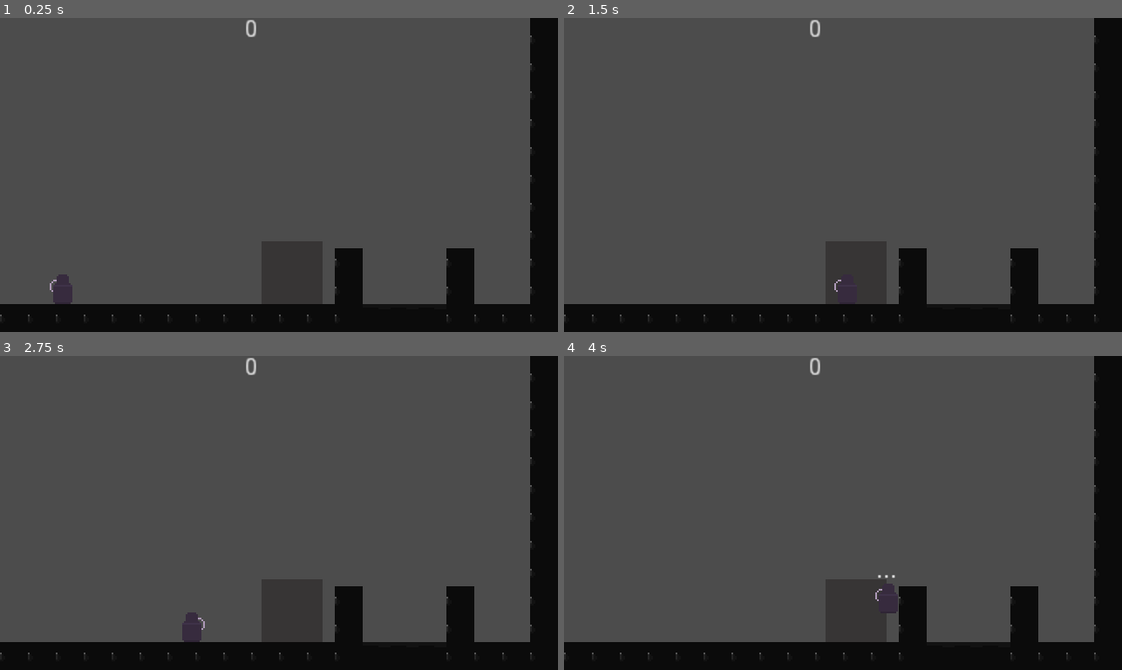
Above: before the commit, frames 1-4 (two rows, left to right).
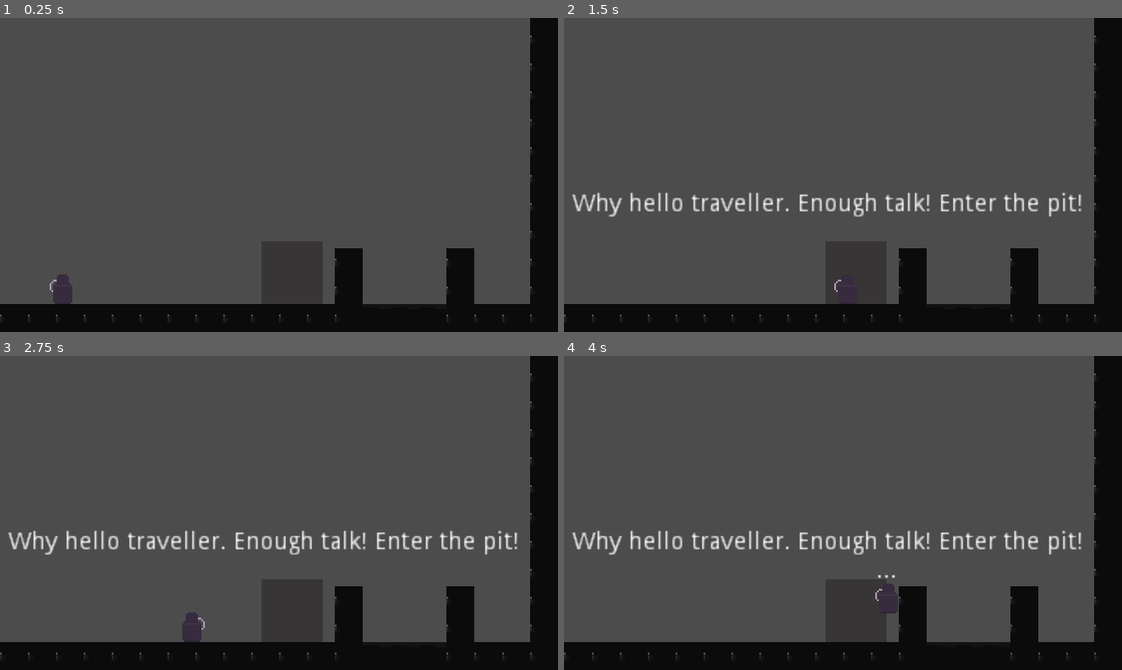
Above: after the commit, the same moments.

Repository: NicholasSurmava/pit-fighter
Game: Godot game, scene res://src/Main/Game.tscn
Same seed, same stepped clock (60 frames per second), same inputs: the game is played once before the commit and once after it.
Inputs:
- Up to frame 1 (0.25 s): no input
- Up to frame 2 (1.5 s): tap Enter at 0.5 s; hold Right (ui_right) from 0.53 s (still down); tap Z (shoot) at 0.6 s; tap Space (jump) at 0.77 s; tap Shift (dash) at 1.35 s
- Up to frame 3 (2.75 s): tap Space (jump) at 1.52 s; tap Z (shoot) at 1.55, 2.1 s; release Right (ui_right) at 2.03 s; hold Left (ui_left) from 2.03 s (still down)
- Up to frame 4 (4 s): release Left (ui_left) at 2.78 s; hold Right (ui_right) from 2.78 s (still down); tap Z (shoot) at 2.85, 3.8 s; tap Space (jump) at 3.02, 3.77 s; tap Shift (dash) at 3.6 s

The runs differ from the first frame. In frame 1, less than 0.1% of the frame differs, in the area x 44-46%, y 0-7%; in frame 2, 2.1%, in the area x 1-93%, y 0-64%; in frame 3, 2.1%; in frame 4, 2.1%.

Commit message:
ditched borked spawner logic

Diff:
--- a/game/project.godot
+++ b/game/project.godot
@@ -10,7 +10,7 @@
 
 [application]
 
-config/name="Pit Fighter"
+config/name="The Pit"
 run/main_scene="res://src/Main/Game.tscn"
 config/icon="res://icon.png"
 
--- a/game/src/Actors/Enemies/Spawner/Spawner.gd
+++ b/game/src/Actors/Enemies/Spawner/Spawner.gd
@@ -1,21 +1,11 @@
 extends StaticBody2D
 
 var HP setget set_hp, get_hp
-export var ENEMY_TYPE : String
 
 func _ready() -> void:
 	print(name + " is ready")
-	print("Spawning " + ENEMY_TYPE + " types.")
-
 
 	print(Autoload.enemies_per_level["level_1"])
-#	for count in (Autoload.enemies_per_level["level_1"] / 2):
-	for count in 3:
-		var enemy_to_spawn = load(ENEMY_TYPE).instance()
-		get_tree().root.add_child(enemy_to_spawn)
-		enemy_to_spawn.global_position = self.global_position
-		print("spawned enemy # " + str(count))
-		yield(get_tree().create_timer(0.7), "timeout")
 
 func get_hp():
 	return HP
--- a/game/src/Actors/Enemies/Spawner/Spawner.tscn
+++ b/game/src/Actors/Enemies/Spawner/Spawner.tscn
@@ -21,3 +21,11 @@
 [node name="CollisionShape2D" type="CollisionShape2D" parent="."]
 position = Vector2( 8, 12 )
 shape = SubResource( 1 )
+
+[node name="Label" type="Label" parent="."]
+margin_left = 16.0
+margin_right = 56.0
+margin_bottom = 14.0
+__meta__ = {
+"_edit_use_anchors_": false
+}
--- a/game/src/Actors/Player/Player.gd
+++ b/game/src/Actors/Player/Player.gd
@@ -60,7 +60,7 @@
 	if Input.is_action_just_pressed("shoot") and canShoot == true:
 		var bullet = BULLET_PATH.instance()
 		print(get_tree().root)
-		get_tree().root.add_child(bullet)
+		get_tree().root.get_node('Level').add_child(bullet)
 		bullet.global_position = self.global_position
 		bullet.direction.x = FACING
 		shooting = true
--- a/game/src/Levels/Level.gd
+++ b/game/src/Levels/Level.gd
@@ -10,6 +10,3 @@
 	var player = PLAYER_PATH.instance()
 	add_child(player)
 	player.global_position = Vector2(250, 0)
-
-func _process(delta) -> void:
-	$Label.text = "Enemies: "
--- a/game/src/Levels/Level_1.tscn
+++ b/game/src/Levels/Level_1.tscn
@@ -4,7 +4,7 @@
 [ext_resource path="res://src/tiles.tres" type="TileSet" id=2]
 [ext_resource path="res://src/Actors/Enemies/Spawner/Spawner.tscn" type="PackedScene" id=3]
 
-[node name="Level_1" type="Node"]
+[node name="Level" type="Node"]
 script = ExtResource( 1 )
 
 [node name="MapTiles" type="TileMap" parent="."]
@@ -12,16 +12,14 @@
 cell_size = Vector2( 16, 16 )
 collision_layer = 2
 format = 1
-tile_data = PoolIntArray( 0, 0, 0, 19, 0, 0, 65536, 0, 0, 65542, 0, 0, 65543, 0, 0, 65555, 0, 0, 131072, 0, 0, 131091, 0, 0, 196608, 0, 0, 196609, 0, 0, 196610, 0, 0, 196620, 0, 0, 196621, 0, 0, 196622, 0, 0, 196623, 0, 0, 196624, 0, 0, 196625, 0, 0, 196626, 0, 0, 196627, 0, 0, 262144, 0, 0, 262163, 0, 0, 327680, 0, 0, 327683, 0, 0, 327684, 0, 0, 327699, 0, 0, 393216, 0, 0, 393235, 0, 0, 458752, 0, 0, 458757, 0, 0, 458758, 0, 0, 458771, 0, 0, 524288, 0, 0, 5243 …(430 unchanged characters)…
-
-[node name="Enemies" type="Node" parent="."]
+tile_data = PoolIntArray( 0, 0, 0, 19, 0, 0, 65536, 0, 0, 65555, 0, 0, 131072, 0, 0, 131078, 0, 0, 131079, 0, 0, 131091, 0, 0, 196608, 0, 0, 196609, 0, 0, 196610, 0, 0, 196620, 0, 0, 196621, 0, 0, 196622, 0, 0, 196623, 0, 0, 196624, 0, 0, 196625, 0, 0, 196626, 0, 0, 196627, 0, 0, 262144, 0, 0, 262163, 0, 0, 327680, 0, 0, 327683, 0, 0, 327684, 0, 0, 327699, 0, 0, 393216, 0, 0, 393235, 0, 0, 458752, 0, 0, 458758, 0, 0, 458759, 0, 0, 458771, 0, 0, 524288, 0, 0, 5243 …(430 unchanged characters)…
 
 [node name="Spawners" type="Node" parent="."]
 
 [node name="Spawner" parent="Spawners" instance=ExtResource( 3 )]
 position = Vector2( 281, 152 )
-ENEMY_TYPE = "res://src/Actors/Enemies/Swarmer/Swarmer.tscn"
 
 [node name="Spawner2" parent="Spawners" instance=ExtResource( 3 )]
 position = Vector2( 18, 24 )
-ENEMY_TYPE = "res://src/Actors/Enemies/Swarmer/Swarmer.tscn"
+
+[node name="Enemies" type="Node" parent="."]
--- a/game/src/Main/Area2D.gd
+++ b/game/src/Main/Area2D.gd
@@ -1,21 +1,7 @@
 extends Area2D
-
-
-# Declare member variables here. Examples:
-# var a = 2
-# var b = "text"
-
-
-# Called when the node enters the scene tree for the first time.
-func _ready():
-	pass # Replace with function body.
-
-
-# Called every frame. 'delta' is the elapsed time since the previous frame.
-#func _process(delta):
-#	pass
-
 
 func _on_IntroChar_body_entered(body):
 	if body.name == "Player":
-		print("Why hello traveller. Enough talk! Enter the pit!")
+		$Dialogue.visible = true
+		yield(get_tree().create_timer(5), "timeout")
+		$Dialogue.visible = false
--- a/game/src/Main/Game.gd
+++ b/game/src/Main/Game.gd
@@ -11,28 +11,13 @@
 
 	return
 
-func _process(delta):
-	# Get the current level based on the active camera.
-	$HUD/Score.text = str(Autoload.SCORE_SYSTEM)
-#	$CanvasLayer/Score.text = "Enemies Left: " + str(get_enemy_count("Level_1"))
-
-#	if get_enemy_count("Level_1") == 0:
-#		$CanvasLayer/Score.text = "Level 1 complete"
-#		var BROKEN_FLOOR = $"Level_1/BrokenFloorsLevel1"
-#		var LEVEL_2_CAMERA = $Level_2/Camera2D2
-#
-#		BROKEN_FLOOR.visible = false
-#		BROKEN_FLOOR.collision_layer = 0
-#		BROKEN_FLOOR.collision_mask = 0
-#		LEVEL_2_CAMERA.current = true
-
 func random_enemy_generator(levels):
 	# Takes in the number of levels and generators an int based on the number of levels passed in.
 	var enemies_to_generate = {}
 
 	for level in levels:
 		randomize()
-		var number_of_enemies = randi() % 10 + 5
+		var number_of_enemies = randi() % 40 + 2
 		enemies_to_generate["level_" + str(level + 1)] = number_of_enemies
 
 	return enemies_to_generate
--- a/game/src/Main/Game.tscn
+++ b/game/src/Main/Game.tscn
@@ -43,7 +43,7 @@
 [sub_resource type="RectangleShape2D" id=7]
 extents = Vector2( 92, 10 )
 
-[node name="Game" type="Node"]
+[node name="Level" type="Node"]
 script = ExtResource( 7 )
 
 [node name="MapTiles" type="TileMap" parent="."]
@@ -52,7 +52,7 @@
 cell_size = Vector2( 16, 16 )
 collision_layer = 2
 format = 1
-tile_data = PoolIntArray( -786413, 0, 0, -720877, 0, 0, -655341, 0, 0, -589805, 0, 0, -524269, 0, 0, -458733, 0, 0, -393197, 0, 0, -327661, 0, 0, -262125, 0, 0, -196596, 0, 0, -196592, 0, 0, -196589, 0, 0, -131060, 0, 0, -131056, 0, 0, -131053, 0, 0, -65536, 0, 0, -65535, 0, 0, -655 …(248 unchanged characters)…
+tile_data = PoolIntArray( -720897, 0, 0, -786413, 0, 0, -655361, 0, 0, -720877, 0, 0, -589825, 0, 0, -655341, 0, 0, -524289, 0, 0, -589805, 0, 0, -458753, 0, 0, -524269, 0, 0, -393217, 0, 0, -458733, 0, 0, -327681, 0, 0, -393197, 0, 0, -262145, 0, 0, -327661, 0, 0, -196609, 0, 0, -262125, 0, 0, -131073, 0, 0, -196596, 0, 0, -196592, 0, 0, -196589, 0, 0, -65537, 0, 0, -131060, 0, 0, -131056, 0, 0, -131053, 0, 0, -1, 0, 0, -65536, 0, 0, -65535, 0, 0, -655 …(248 unchanged characters)…
 
 [node name="Intro" type="Node" parent="."]
 
@@ -73,6 +73,17 @@
 [node name="CollisionShape2D" type="CollisionShape2D" parent="Intro/IntroChar"]
 position = Vector2( -1, 6 )
 shape = SubResource( 3 )
+
+[node name="Dialogue" type="Label" parent="Intro/IntroChar"]
+visible = false
+margin_left = -163.0
+margin_top = -40.0
+margin_right = 130.0
+margin_bottom = -26.0
+text = "Why hello traveller. Enough talk! Enter the pit!"
+__meta__ = {
+"_edit_use_anchors_": false
+}
 
 [node name="Pit_Entrance" type="Area2D" parent="Intro"]
 position = Vector2( 232, 154 )
@@ -100,20 +111,16 @@
 [node name="Player" parent="." instance=ExtResource( 1 )]
 position = Vector2( 33, 143 )
 
-[node name="HUD" type="CanvasLayer" parent="."]
-
-[node name="Score" type="Label" parent="HUD"]
-anchor_left = 0.5
-anchor_right = 0.5
-margin_left = -20.0
-margin_right = 20.0
-margin_bottom = 14.0
-text = "SCORE"
+[node name="Title_Background" type="ColorRect" parent="."]
+visible = false
+anchor_right = 1.0
+anchor_bottom = 1.0
+color = Color( 0, 0, 0, 1 )
 __meta__ = {
 "_edit_use_anchors_": false
 }
 
-[node name="Title" type="Label" parent="HUD"]
+[node name="Title" type="Label" parent="."]
 visible = false
 margin_left = 134.0
 margin_top = 57.0
--- a/game/src/Main/Player_deleter.gd
+++ b/game/src/Main/Player_deleter.gd
@@ -19,8 +19,9 @@
 func _on_Player_deleter_body_entered(body):
 	if body.name == "Player":
 		body.queue_free()
-		yield(get_tree().create_timer(1), "timeout")
-		get_parent().get_parent().get_node("HUD/Title").visible = true
-		yield(get_tree().create_timer(3), "timeout")
+		yield(get_tree().create_timer(0.5), "timeout")
+		get_parent().get_parent().get_node("Title").visible = true
+		get_parent().get_parent().get_node("Title_Background").visible = true
+		yield(get_tree().create_timer(4), "timeout")
 		print("Change level")
 		get_tree().change_scene("res://src/Levels/Level_1.tscn")
